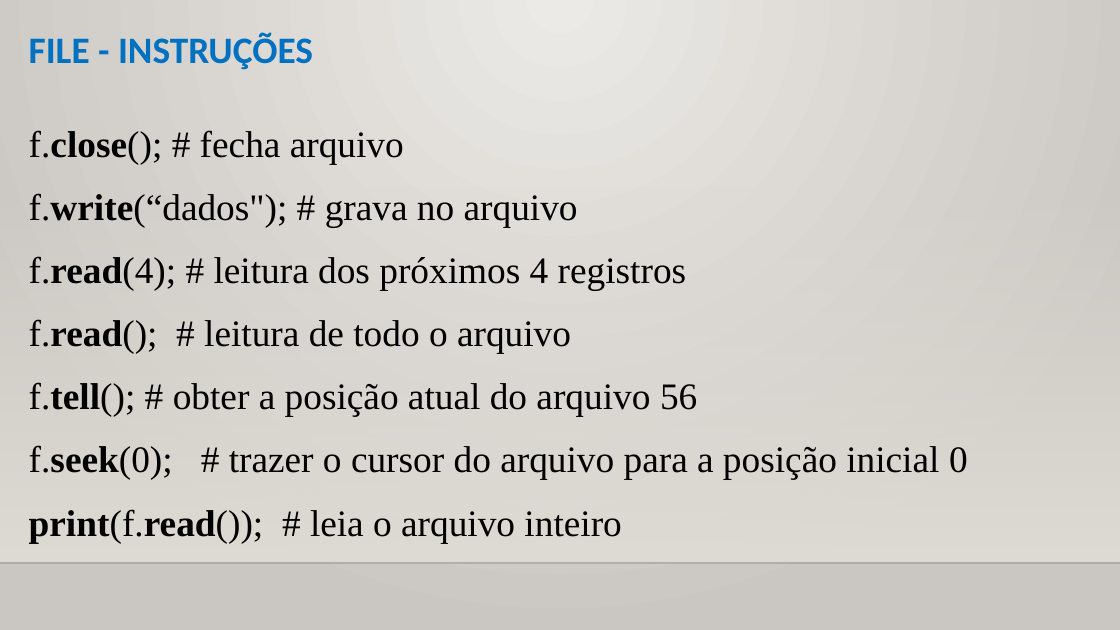
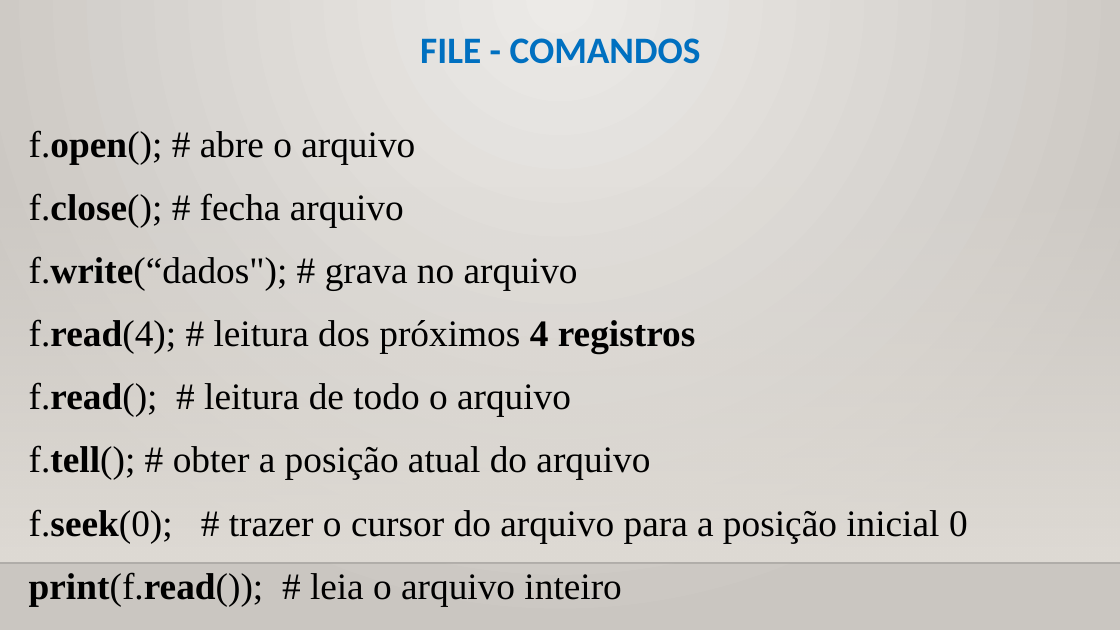
Before and after one commit to CloudEducationBrazil/WydenPythonParadigmas, a slide deck: slide 17 of 01 Classes/Aula 10 Programação Python - Arquivos e JSON.pptx (slide 18 before the commit). Drawn at 1120x630 pixels with LibreOffice and Linux fonts; fonts in the diff are those of the drawing; background and template pictures are left out. Boxes give left, top, right and bottom in pixels: in the first picture for what was removed or moved away, otherwise in the second. Text is boxed around its words. In the diff, an @@ line names an element or a change of style, - is before the commit and + after.

```diff
--- a/01 Classes/Aula 10 Programação Python - Arquivos e JSON.pptx
+++ b/01 Classes/Aula 10 Programação Python - Arquivos e JSON.pptx
@@ title at (420,38,701,64): text changed @@
-FILE - INSTRUÇÕES
+FILE - COMANDOS
@@ text at (29,130,415,164): paragraph added @@
+f.open(); # abre o arquivo
@@ text at (29,319,695,353): bold on in "4 registros" @@
@@ text at (29,445,650,480): text changed @@
-f.tell(); # obter a posição atual do arquivo 56
+f.tell(); # obter a posição atual do arquivo
```
Also in this commit, not shown: 17 other slides changed, 6 slides added, 2 other files.
